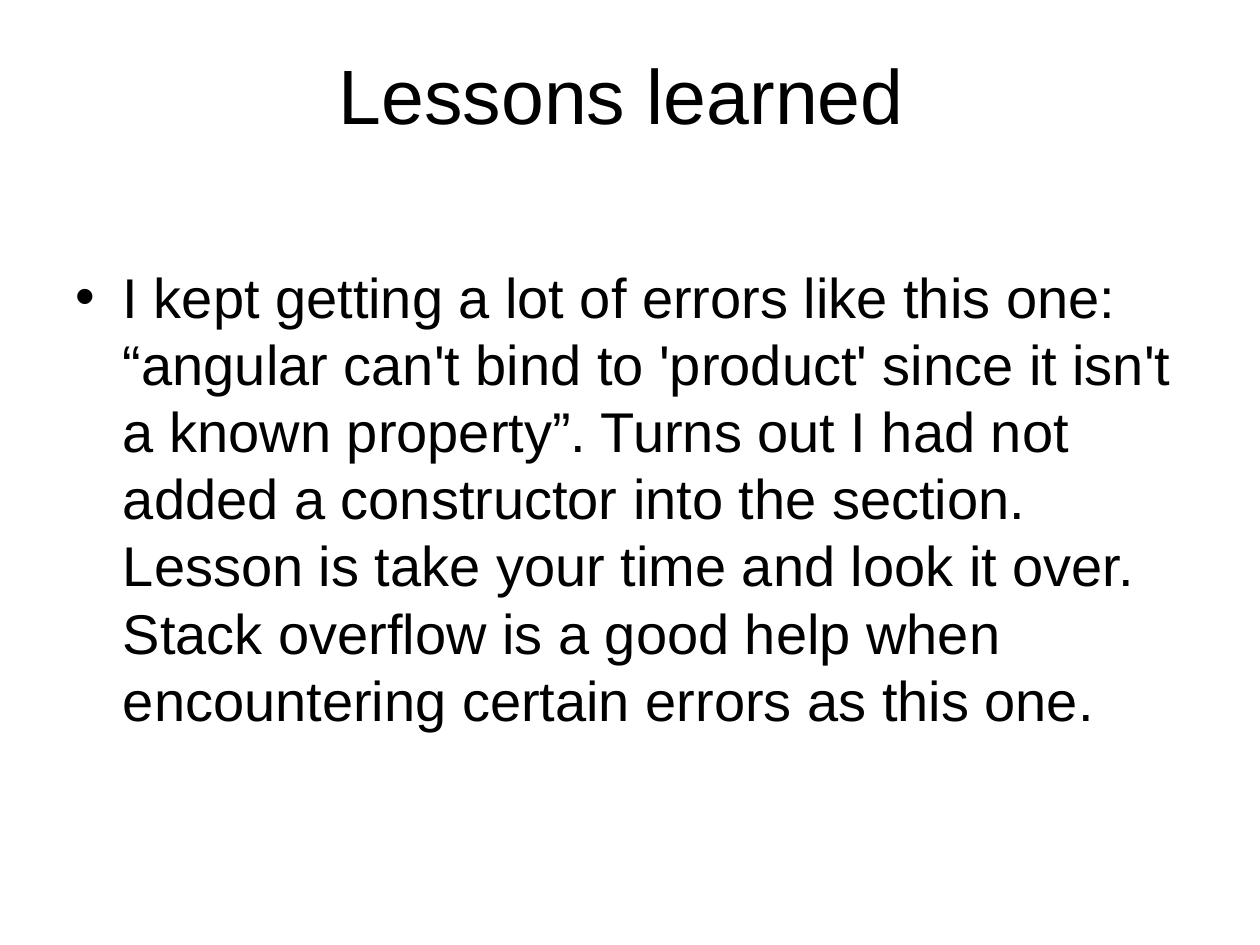
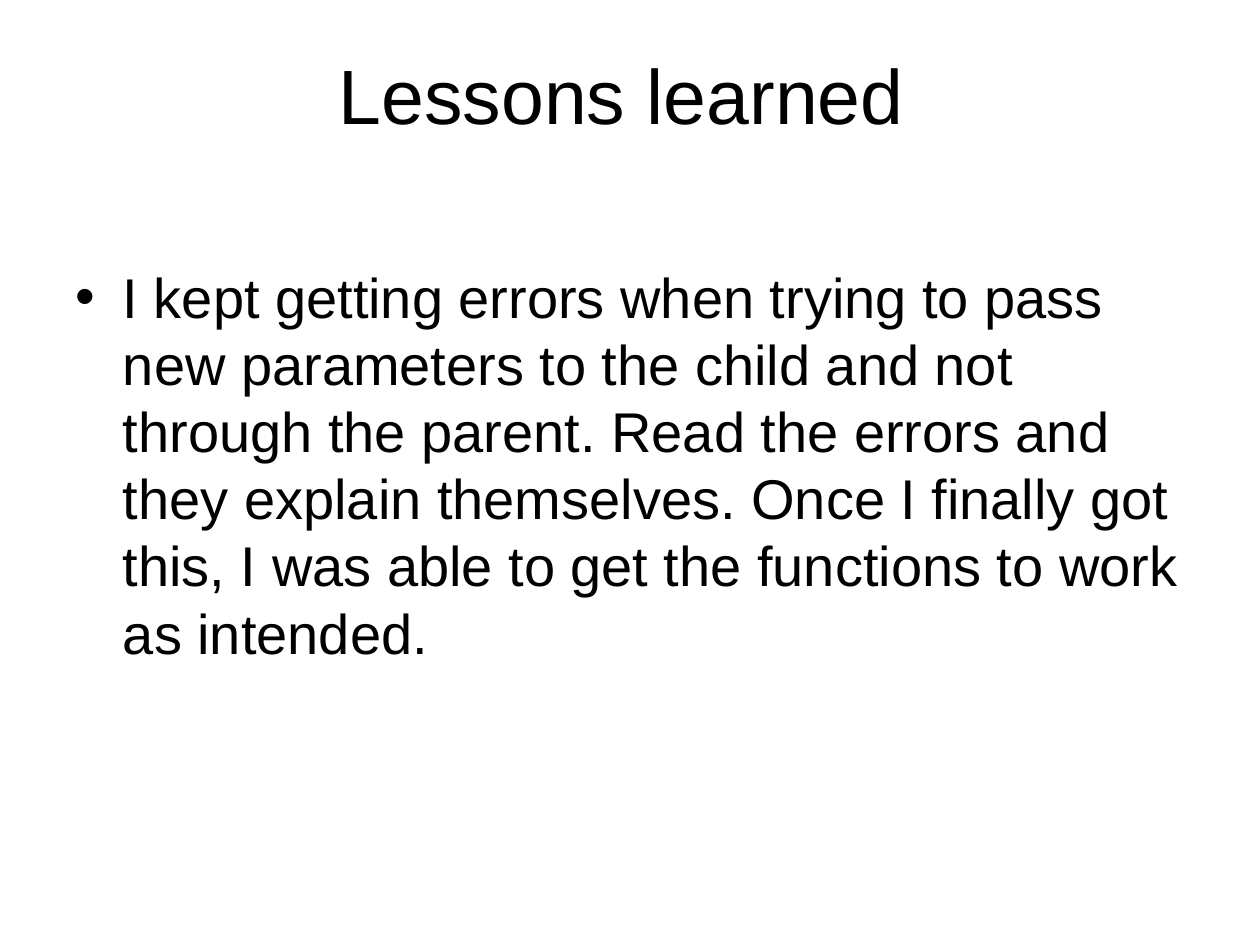
Before and after one commit to rcoon1/CST-391, a slide deck: slide 4 of Milestones/Milestone 5/Milestone5Rcoon.pptx. Drawn at 1260x945 pixels with LibreOffice and Linux fonts; fonts in the diff are those of the drawing; background and template pictures are left out. Boxes give left, top, right and bottom in pixels: in the first picture for what was removed or moved away, otherwise in the second. Text is boxed around its words. In the diff, an @@ line names an element or a change of style, - is before the commit and + after.

```diff
--- a/Milestones/Milestone 5/Milestone5Rcoon.pptx
+++ b/Milestones/Milestone 5/Milestone5Rcoon.pptx
@@ text at <box>123,277,1177,655</box>: text changed @@
-• I kept getting a lot of errors like this one: “angular can't bind to 'product' since it isn't a known property”. Turns out I had not added a constructor into the section. Lesson is take your time and look it over. Stack overflow is a good help when encountering certain errors as this one.
+• I kept getting errors when trying to pass new parameters to the child and not through the parent. Read the errors and they explain themselves. Once I finally got this, I was able to get the functions to work as intended.
```
Also in this commit, not shown: 2 other files.
